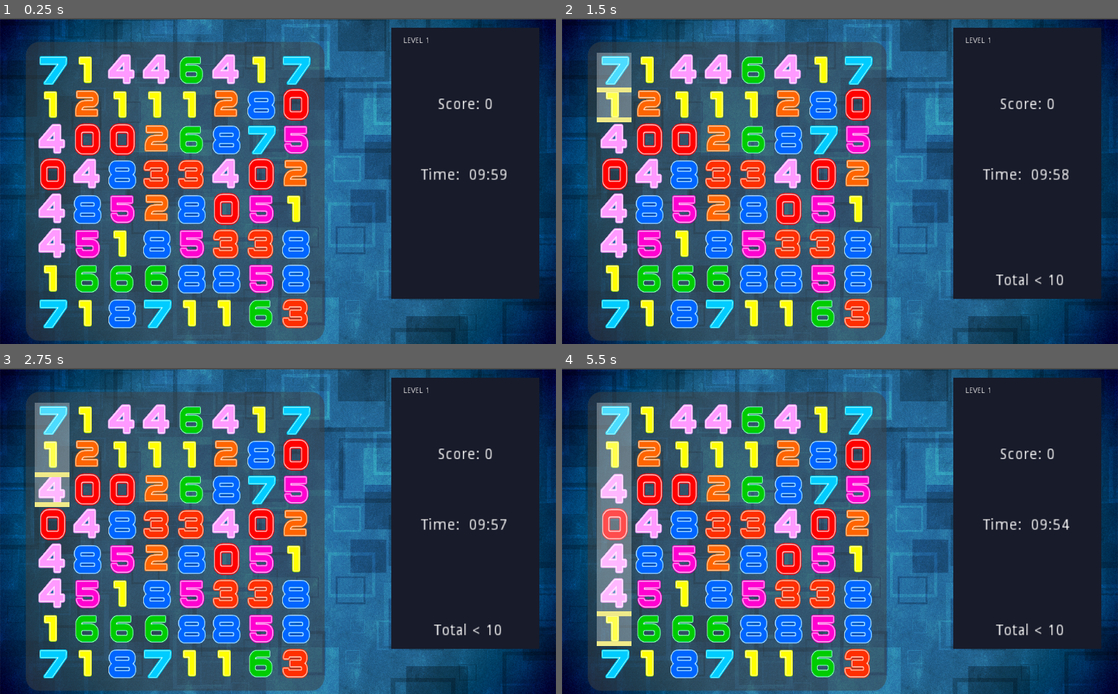
Above: before the commit, frames 1-4 (two rows, left to right).
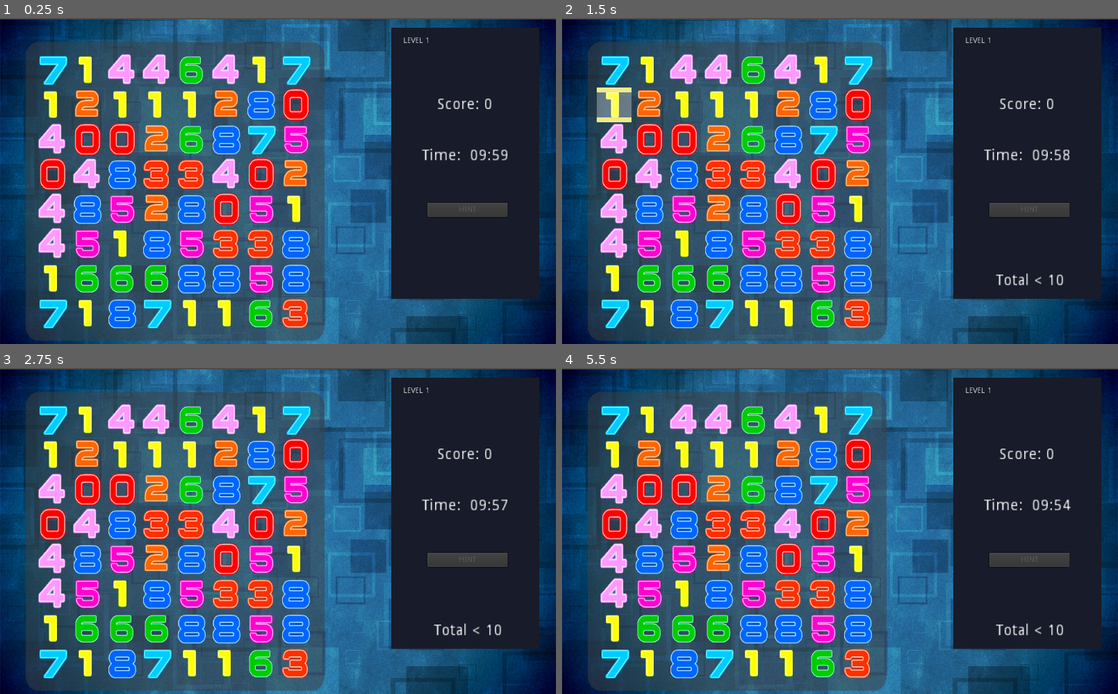
Above: after the commit, the same moments.

Repository: diegopatrik/Projeto-Connect10
Game: Godot game, scene res://Scenes/Game.tscn
The game is run twice, just before and just after one commit, with the same random seed, the same clock (stepped at 60 frames per second) and the same inputs.
Inputs (mouse positions are in pixels of both pictures, inside the frame that each line leads up to):
- Up to frame 1 (0.25 s): no input
- Up to frame 2 (1.5 s): tap Enter at 0.5 s; move the mouse to (612, 70) at 0.52 s; click (612, 70) at 0.67 s; tap Space at 1.25 s; move the mouse to (612, 106) at 1.27 s; click (612, 106) at 1.42 s
- Up to frame 3 (2.75 s): tap Enter at 2 s; move the mouse to (50, 488) at 2.02 s; click (50, 488) at 2.17 s
- Up to frame 4 (5.5 s): tap Space at 2.75, 4.25 s; move the mouse to (612, 524) at 2.77 s; click (612, 524) at 2.92 s; tap Enter at 3.5 s; move the mouse to (612, 560) at 3.52 s; click (612, 560) at 3.67 s; move the mouse to (612, 592) at 4.27 s; click (612, 592) at 4.42 s; move the mouse to (612, 628) at 5.02 s; click (612, 628) at 5.17 s

The runs differ from the first frame. In frame 1, 1.2% of the frame differs, in the area x 75-92%, y 24-61%; in frame 2, 1.8%; in frame 3, 3.0%; in frame 4, 5.5%, in the area x 6-92%, y 10-86%.

Commit message:
TODO fix bugs, hint, pause, restart

Diff:
--- a/Scenes/Game.tscn
+++ b/Scenes/Game.tscn
@@ -8,7 +8,12 @@
 
 _sections_unfolded = [ "Resource" ]
 
-[node name="Game" type="Node2D" index="0"]
+[sub_resource type="RectangleShape2D" id=2]
+
+custom_solver_bias = 0.0
+extents = Vector2( 32.1915, 28.5837 )
+
+[node name="Game" type="Node2D"]
 
 script = ExtResource( 1 )
 
@@ -76,6 +81,7 @@
 
 [node name="HUD" type="ViewportContainer" parent="." index="4"]
 
+editor/display_folded = true
 anchor_left = 0.0
 anchor_top = 0.0
 anchor_right = 0.0
@@ -121,9 +127,8 @@
 anchor_top = 0.0
 anchor_right = 0.0
 anchor_bottom = 0.0
-margin_left = 3.0
 margin_top = 126.0
-margin_right = 137.0
+margin_right = 136.0
 margin_bottom = 140.0
 rect_scale = Vector2( 2, 2 )
 rect_pivot_offset = Vector2( 0, 0 )
@@ -146,9 +151,9 @@
 anchor_top = 0.0
 anchor_right = 0.0
 anchor_bottom = 0.0
-margin_top = 256.0
-margin_right = 135.0
-margin_bottom = 270.0
+margin_top = 220.0
+margin_right = 136.0
+margin_bottom = 234.0
 rect_scale = Vector2( 2, 2 )
 rect_pivot_offset = Vector2( 0, 0 )
 rect_clip_content = false
@@ -188,6 +193,32 @@
 max_lines_visible = -1
 _sections_unfolded = [ "Mouse", "Theme" ]
 
+[node name="Hint" type="Button" parent="HUD" index="4"]
+
+anchor_left = 0.0
+anchor_top = 0.0
+anchor_right = 0.0
+anchor_bottom = 0.0
+margin_left = 66.0
+margin_top = 320.0
+margin_right = 214.0
+margin_bottom = 346.0
+rect_pivot_offset = Vector2( 0, 0 )
+rect_clip_content = false
+focus_mode = 2
+mouse_filter = 0
+mouse_default_cursor_shape = 0
+size_flags_horizontal = 1
+size_flags_vertical = 1
+disabled = true
+toggle_mode = false
+enabled_focus_mode = 2
+shortcut = null
+group = null
+text = "HINT"
+flat = false
+align = 1
+
 [node name="Timer" type="Timer" parent="." index="5"]
 
 process_mode = 1
@@ -195,4 +226,21 @@
 one_shot = false
 autostart = true
 
+[node name="StaticBody2D" type="StaticBody2D" parent="." index="6"]
+
+editor/display_folded = true
+position = Vector2( 320.889, 586.974 )
+scale = Vector2( 8.46528, 0.316353 )
+input_pickable = false
+collision_layer = 1
+collision_mask = 1
+constant_linear_velocity = Vector2( 0, 0 )
+constant_angular_velocity = 0.0
+friction = 1.0
+bounce = 0.0
+
+[node name="CollisionShape2D" type="CollisionShape2D" parent="StaticBody2D" index="0"]
+
+shape = SubResource( 2 )
+
 [connection signal="timeout" from="Timer" to="." method="_on_Timer_timeout"]
--- a/Scenes/Number.tscn
+++ b/Scenes/Number.tscn
@@ -10,33 +10,15 @@
 custom_solver_bias = 0.0
 extents = Vector2( 10, 10 )
 
-[node name="Number" type="Node2D"]
+[node name="Number" type="Node2D" index="0"]
 
 position = Vector2( 32, 32 )
 z_index = 1
 script = ExtResource( 1 )
-_sections_unfolded = [ "Transform", "Z Index" ]
+_sections_unfolded = [ "Applied Forces", "Linear", "Transform", "Visibility", "Z Index" ]
 
-[node name="NumberSprite" type="Sprite" parent="." index="0"]
+[node name="Area2D" type="Area2D" parent="." index="0"]
 
-texture = ExtResource( 2 )
-_sections_unfolded = [ "Transform" ]
-
-[node name="Selected" type="Sprite" parent="." index="1"]
-
-visible = false
-texture = ExtResource( 3 )
-_sections_unfolded = [ "Visibility" ]
-
-[node name="SelectedNow" type="Sprite" parent="." index="2"]
-
-visible = false
-texture = ExtResource( 4 )
-_sections_unfolded = [ "Visibility" ]
-
-[node name="Area2D" type="Area2D" parent="." index="3"]
-
-editor/display_folded = true
 input_pickable = true
 gravity_vec = Vector2( 0, 1 )
 gravity = 98.0
@@ -51,6 +33,34 @@
 scale = Vector2( 3.16718, 3.16718 )
 shape = SubResource( 1 )
 
+[node name="NumberSprite" type="Sprite" parent="Area2D" index="1"]
+
+texture = ExtResource( 2 )
+_sections_unfolded = [ "Transform", "Visibility", "Z Index" ]
+
+[node name="Selected" type="Sprite" parent="Area2D" index="2"]
+
+visible = false
+texture = ExtResource( 3 )
+_sections_unfolded = [ "Visibility" ]
+
+[node name="SelectedNow" type="Sprite" parent="Area2D" index="3"]
+
+visible = false
+texture = ExtResource( 4 )
+_sections_unfolded = [ "Visibility" ]
+
+[node name="Effect" type="Tween" parent="." index="1"]
+
+repeat = false
+playback_process_mode = 1
+playback_speed = 1.0
+playback/active = false
+playback/repeat = false
+playback/speed = 1.0
+
 [connection signal="mouse_entered" from="Area2D" to="." method="_mouse_entered"]
 
 [connection signal="mouse_exited" from="Area2D" to="." method="_mouse_exited"]
+
+[connection signal="tween_completed" from="Effect" to="." method="_on_Effect_tween_completed"]
--- a/Scripts/Game.gd
+++ b/Scripts/Game.gd
@@ -9,18 +9,32 @@
 		for i in range(1,9):
 			var node = number.instance()
 			node.position = $Grid.map_to_world(Vector2(x,i)) + Vector2(32,32)
-			print("Pos: " + str(node.position))
 			$Grid.add_child(node)
 
 func _process(delta):
 	$HUD/Score.text = "Score: " + str(Global.score)
 	$HUD/Time.text = "Time: " + str( " %02d:%02d" % [int($Timer.time_left) / 60, int($Timer.time_left) % 60] )
 
+func _reload():
+	for i in $Grid.get_children():
+			i.is_clicked = false
+			i.get_node("Area2D/SelectedNow").set("visible", false)
+			i.get_node("Area2D/Selected").set("visible", false)
+
 func _total():
+
+	var total_selected = 0
 
 	if Global.total == 10:
 		$HUD.get_node("Message").show()
 		$HUD.get_node("Message").text = "Uhuuu 10!!!"
+
+		for i in $Grid.get_children():
+			if i.is_clicked:
+				total_selected += 1
+				i._play_anim()
+
+		Global.score += total_selected * 10
 
 	elif Global.total < 10:
 		$HUD.get_node("Message").show()
@@ -31,6 +45,7 @@
 		$HUD.get_node("Message").text = "Total > 10"
 
 	Global.total = 0
+	_reload()
 
 func _on_Timer_timeout():
 	pass # GAME OVER
--- a/Scripts/Global.gd
+++ b/Scripts/Global.gd
@@ -3,4 +3,4 @@
 var status = "released"
 var total = 0
 var score = 0
-var last_pos = Vector2()
+#var last_pos = Vector2()
--- a/Scripts/Number.gd
+++ b/Scripts/Number.gd
@@ -1,4 +1,7 @@
 extends Node2D
+
+onready var sprite = get_node("Area2D/NumberSprite")
+onready var effect = get_node("Effect")
 
 var number
 var value
@@ -9,7 +12,10 @@
 	randomize()
 	number = int( rand_range(0,9) )
 	value = number
-	$NumberSprite.set("texture", load("res://Sprites/" + str(number) + ".png"))
+	sprite.set("texture", load("res://Sprites/" + str(number) + ".png"))
+
+	effect.interpolate_property(sprite, "rotation_degrees", 0, 260, 0.3, Tween.TRANS_QUAD, Tween.EASE_OUT)
+	effect.interpolate_property(sprite, "modulate", Color(1,1,1,1), Color(1,1,1,0), 0.4, Tween.TRANS_QUAD, Tween.EASE_OUT)
 
 func _input(event):
 	if event is InputEventMouseButton:
@@ -17,26 +23,48 @@
 			if mouse_in and Global.status == "released" and not is_clicked:
 				Global.status = "pressed"
 				is_clicked = true
-				$SelectedNow.set("visible", true)
-				$Selected.set("visible", true)
+				$Area2D/SelectedNow.set("visible", true)
+				$Area2D/Selected.set("visible", true)
 				Global.total += value
 
 		elif !event.is_pressed() and Global.status == "pressed":
 			Global.status = "released"
+			print("released")
 			get_tree().get_root().get_node("Game")._total()
 
 
 	elif event is InputEventMouseMotion:
 		if Global.status == "pressed" and mouse_in and not is_clicked:
 			is_clicked = true
-			$SelectedNow.set("visible", true)
-			$Selected.set("visible", true)
+			$Area2D/SelectedNow.set("visible", true)
+			$Area2D/Selected.set("visible", true)
 			Global.total += value
 
 func _mouse_entered():
 	mouse_in = true
-	print("mouse_entered")
+	print(value)
 
 func _mouse_exited():
 	mouse_in = false
-	$SelectedNow.set("visible", false)
+	$Area2D/SelectedNow.set("visible", false)
+
+func _play_anim():
+	if value == 0:
+		queue_free()
+	else:
+		effect.start()
+
+func _get_new_number():
+	sprite.rotation_degrees = 0
+	sprite.modulate = Color(1,1,1,1)
+	$Area2D/SelectedNow.set("visible", false)
+	$Area2D/Selected.set("visible", false)
+
+	number = int( rand_range(0,9) )
+	value = number
+	sprite.set("texture", load("res://Sprites/" + str(number) + ".png"))
+
+	print("new number" + str(mouse_in) + str(is_clicked))
+
+func _on_Effect_tween_completed(object, key):
+	_get_new_number()
Not shown: 1 places in Scenes/Game.tscn that only renumber resources
